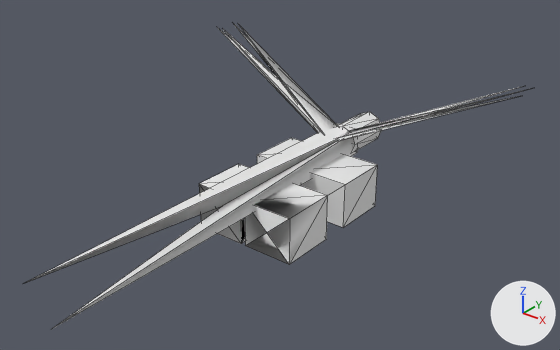
Two versions of the OBJ model assets/meshes/hull_terran_freighter_frag_2.obj, one commit apart.
One viewpoint serves both versions: a 50 mm camera at (3.288, -3.494, 2.957) aimed at (0.221, 0.34, 0.58). Lighting does not change. The marker at lower right points along +X, +Y and +Z. The older version comes first. Mesh edges are drawn as thin lines. Where no turn or scale is listed for an object, it has been applied to the vertices.

Objects in the first picture: 'hull_terran_freighter_frag_2'.
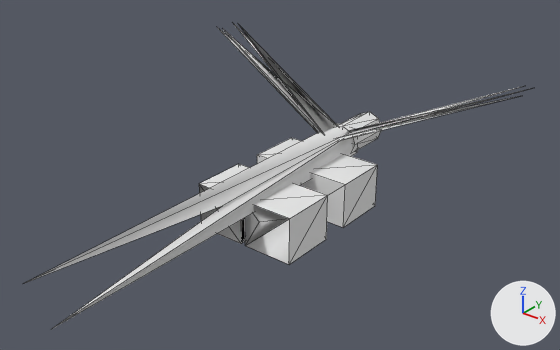
Boxes [x1, y1, x2, y2] around the edits, measured in the pictures (560 x 350 px; the box of a moved part takes in the faces that stretch with it):
part 1 of me_hull_terran_freighter_frag_2, moved or reshaped
    before: [28, 138, 341, 327]
    after: [28, 86, 524, 327]
part 2 of me_hull_terran_freighter_frag_2, moved or reshaped
    before: [337, 86, 524, 138]
    after: [245, 205, 289, 246]

The change in detail:
me_hull_terran_freighter_frag_2 has 77 vertices, 122 faces and spans x -1.43..1.43, y -1.55..1.85, z 0.0..1.12.
me_hull_terran_freighter_frag_2 is used by ob_hull_terran_freighter_frag_2; location (0.0, 0.0, 0.0).
Part 1, on me_hull_terran_freighter_frag_2:
Vertex 30 of me_hull_terran_freighter_frag_2 moves from (0.43, 0.63, 0.0) at pixel (326, 239) to (0.02, 0.18, 0.0) at pixel (245, 245).
Vertex 31 of me_hull_terran_freighter_frag_2 moves from (0.02, 0.63, 0.0) to (0.43, 0.18, 0.0) at pixel (289, 264).
Vertex 32 of me_hull_terran_freighter_frag_2 moves from (0.02, 0.63, 0.37) to (0.43, 0.18, 0.37) at pixel (289, 218).
Vertex 33 of me_hull_terran_freighter_frag_2 moves from (0.43, 0.63, 0.37) at pixel (327, 195) to (0.43, 0.63, 0.0) at pixel (326, 239).
Vertex 34 of me_hull_terran_freighter_frag_2 moves from (0.02, 0.18, 0.37) to (0.02, 0.63, 0.0).
Vertex 35 of me_hull_terran_freighter_frag_2 moves from (0.43, 0.18, 0.37) at pixel (289, 218) to (0.02, 0.63, 0.37).
Vertex 36 of me_hull_terran_freighter_frag_2 moves from (0.43, 0.18, 0.0) at pixel (289, 264) to (0.43, 0.63, 0.37) at pixel (327, 195).
Vertex 37 of me_hull_terran_freighter_frag_2 moves from (0.02, 0.18, 0.0) at pixel (245, 245) to (0.02, 0.18, 0.37).
Vertex 73 of me_hull_terran_freighter_frag_2 moves from (0.22, 0.18, 0.18) at pixel (266, 232) to (0.0, -0.02, 0.41) at pixel (222, 205).
Vertex 74 of me_hull_terran_freighter_frag_2 moves from (0.0, -0.02, 0.41) at pixel (222, 205) to (0.72, 1.48, 0.81).
Part 2, on me_hull_terran_freighter_frag_2:
Vertex 75 of me_hull_terran_freighter_frag_2 moves from (0.72, 1.48, 0.81) to (0.16, 0.18, 0.25) at pixel (259, 222).
